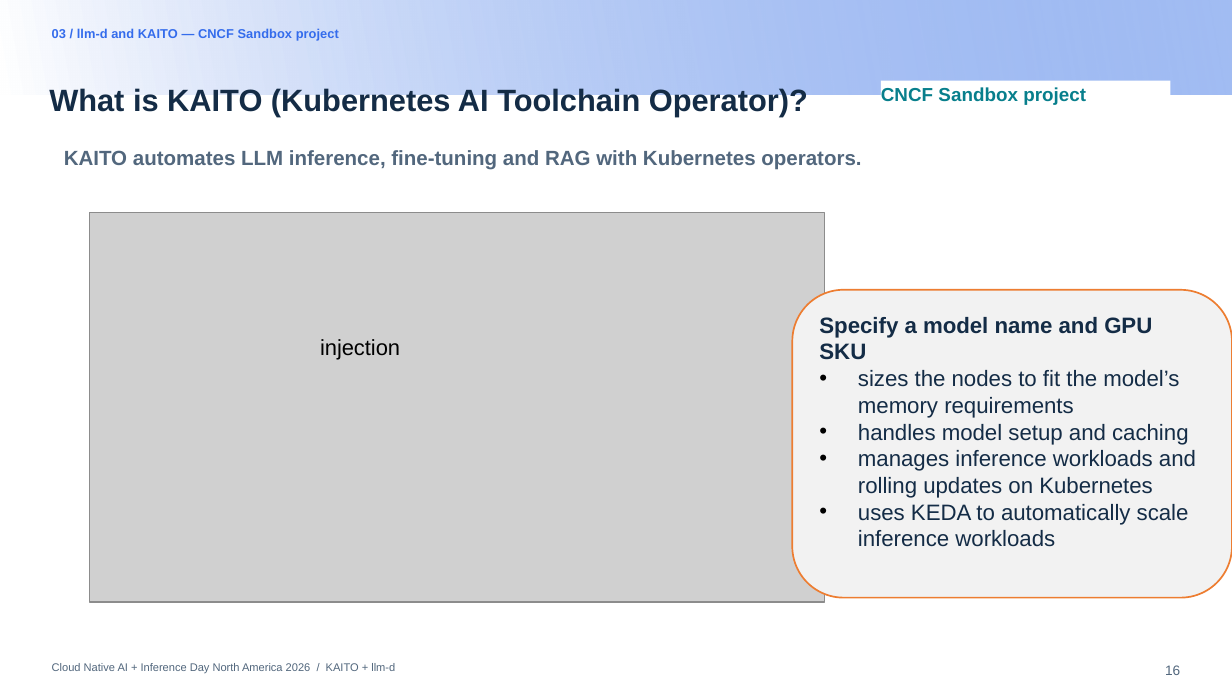
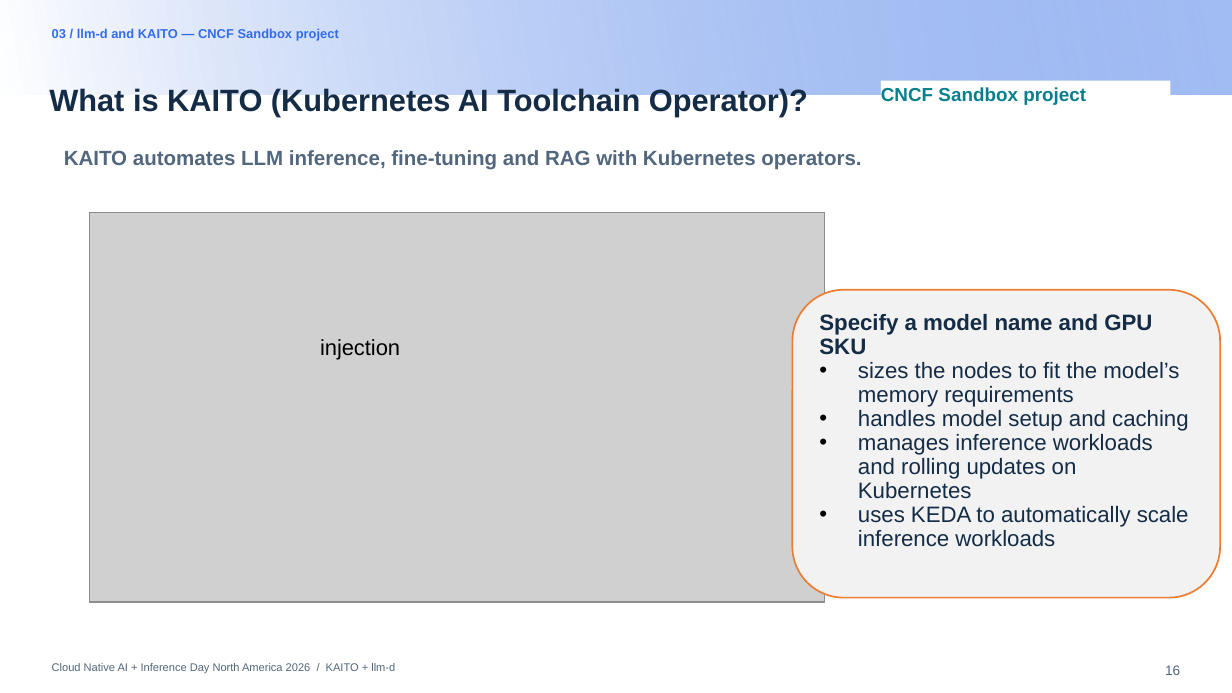
Before and after one commit to andyzhangx/demo, a slide deck: slide 16 of llm/pd-disaggregation/kubecon-na-2026-pd-disaggregation-kaito-llmd.pptx. Drawn at 1232x693 pixels with LibreOffice and Linux fonts; fonts in the diff are those of the drawing; grey boxes stand for pictures; background and template pictures are left out. Boxes give left, top, right and bottom in pixels: in the first picture for what was removed or moved away, otherwise in the second. Text is boxed around its words. In the diff, an @@ line names an element or a change of style, - is before the commit and + after.

```diff
--- a/llm/pd-disaggregation/kubecon-na-2026-pd-disaggregation-kaito-llmd.pptx
+++ b/llm/pd-disaggregation/kubecon-na-2026-pd-disaggregation-kaito-llmd.pptx
@@ rounded rectangle "Specify a model name and ...": place and size @@
-rounded rectangle "Specify a model name and ..." at (792, 290, 1232, 598)
+rounded rectangle "Specify a model name and ..." at (792, 290, 1220, 598)
@@ rounded rectangle "Specify a model name and ..." at (792, 290, 1220, 598): line spacing 1 to 0.9 @@
```
Also in this commit, not shown: 5 other slides changed.
